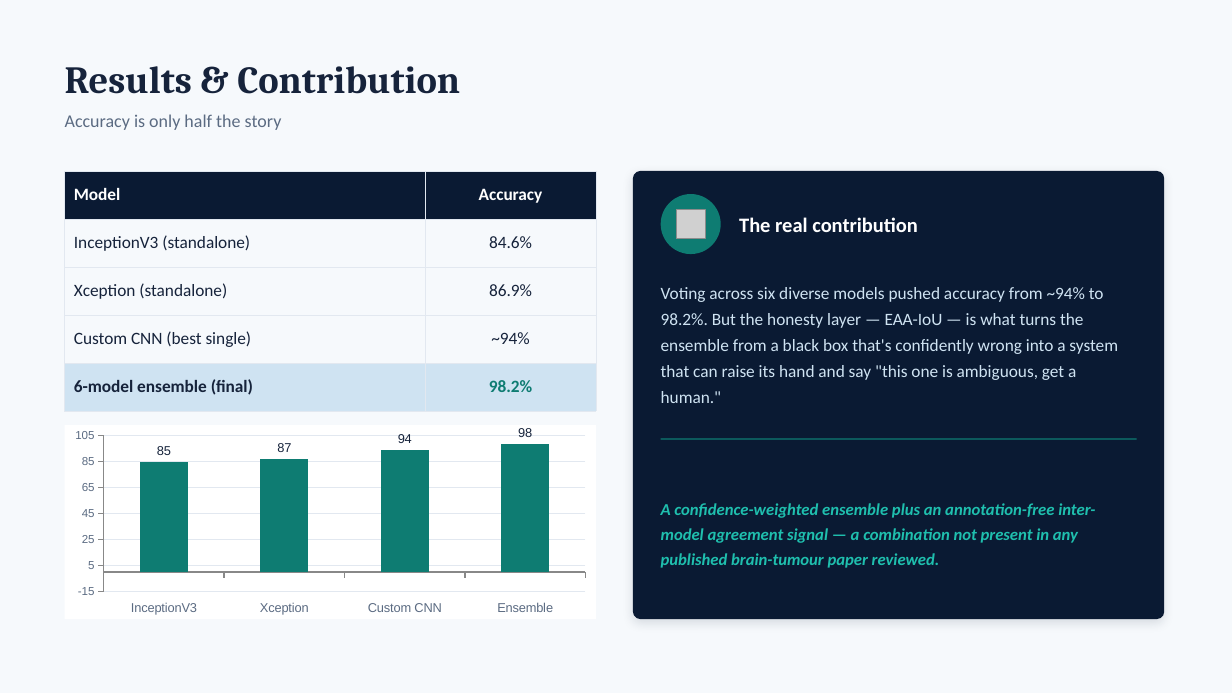
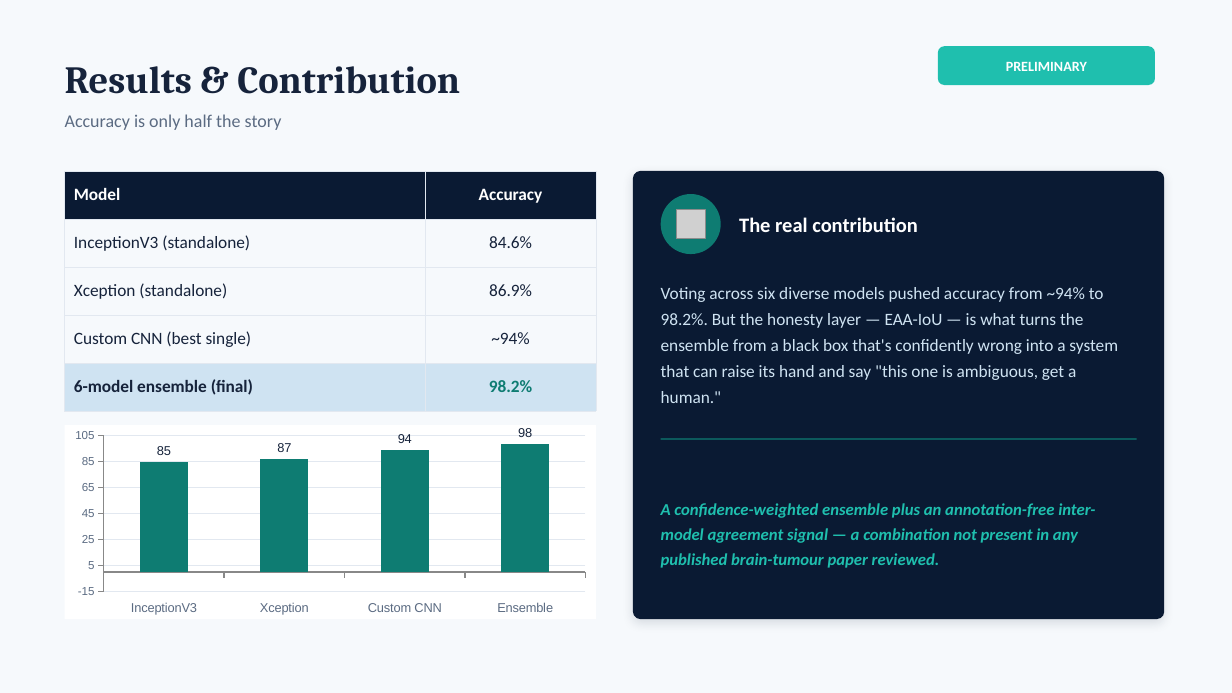
Before and after one commit to Shehank98/LMU_Research, a slide deck: slide 13 of Brain_Tumour_Viva_updated.pptx (slide 11 before the commit). Drawn at 1232x693 pixels with LibreOffice and Linux fonts; fonts in the diff are those of the drawing; grey boxes stand for pictures. Boxes give left, top, right and bottom in pixels: in the first picture for what was removed or moved away, otherwise in the second. Text is boxed around its words. In the diff, an @@ line names an element or a change of style, - is before the commit and + after.

```diff
--- a/Brain_Tumour_Viva_updated.pptx
+++ b/Brain_Tumour_Viva_updated.pptx
@@ rounded rectangle added at (x1=938, y1=46, x2=1155, y2=85), fill #1FBFAE @@
@@ text added at (x1=1006, y1=62, x2=1087, y2=71), 11 pt, text #FFFFFF, bold @@
+PRELIMINARY
```
Also in this commit, not shown: 1 other slide changed, 2 slides added.
